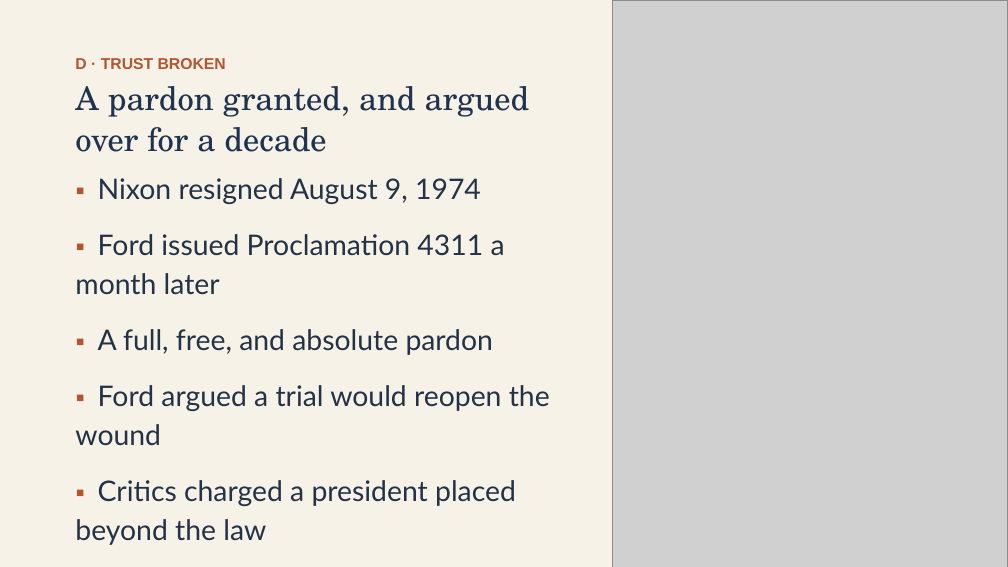
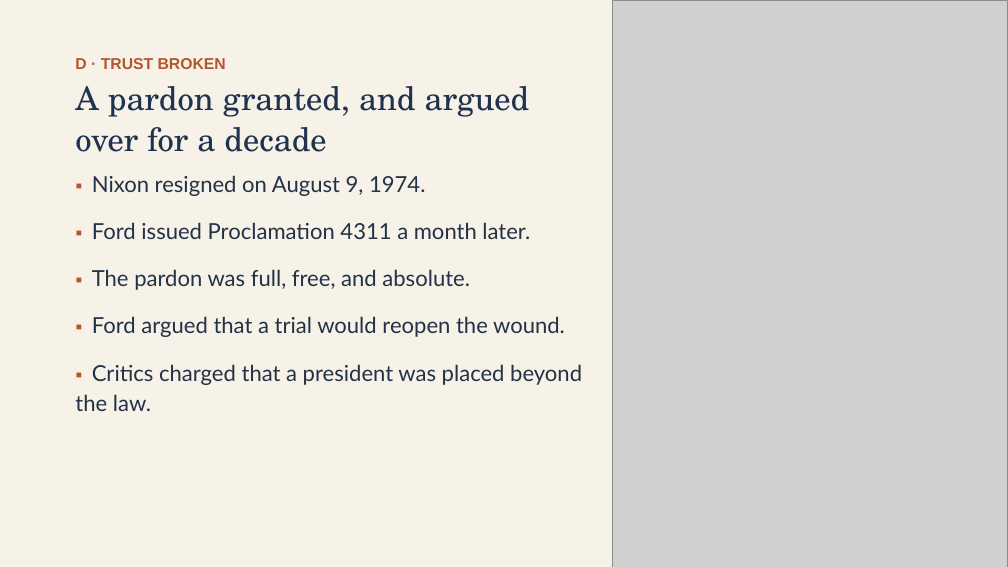
Before and after one commit to ab17gthb/humanities-curriculum-group, a slide deck: slide 13 of modern-america/lesson-01/lesson-01-slides.pptx. Drawn at 1008x567 pixels with LibreOffice and Linux fonts; fonts in the diff are those of the drawing; grey boxes stand for pictures. Boxes give left, top, right and bottom in pixels: in the first picture for what was removed or moved away, otherwise in the second. Text is boxed around its words. In the diff, an @@ line names an element or a change of style, - is before the commit and + after.

```diff
--- a/modern-america/lesson-01/lesson-01-slides.pptx
+++ b/modern-america/lesson-01/lesson-01-slides.pptx
@@ text at [75,175,582,411]: text changed; size 27 to 21 pt @@
-▪ Nixon resigned August 9, 1974
-▪ Ford issued Proclamation 4311 a month later
-▪ A full, free, and absolute pardon
-▪ Ford argued a trial would reopen the wound
-▪ Critics charged a president placed beyond the law
+▪ Nixon resigned on August 9, 1974.
+▪ Ford issued Proclamation 4311 a month later.
+▪ The pardon was full, free, and absolute.
+▪ Ford argued that a trial would reopen the wound.
+▪ Critics charged that a president was placed beyond the law.
```
Also in this commit, not shown: 8 other slides changed, 6 other files.
